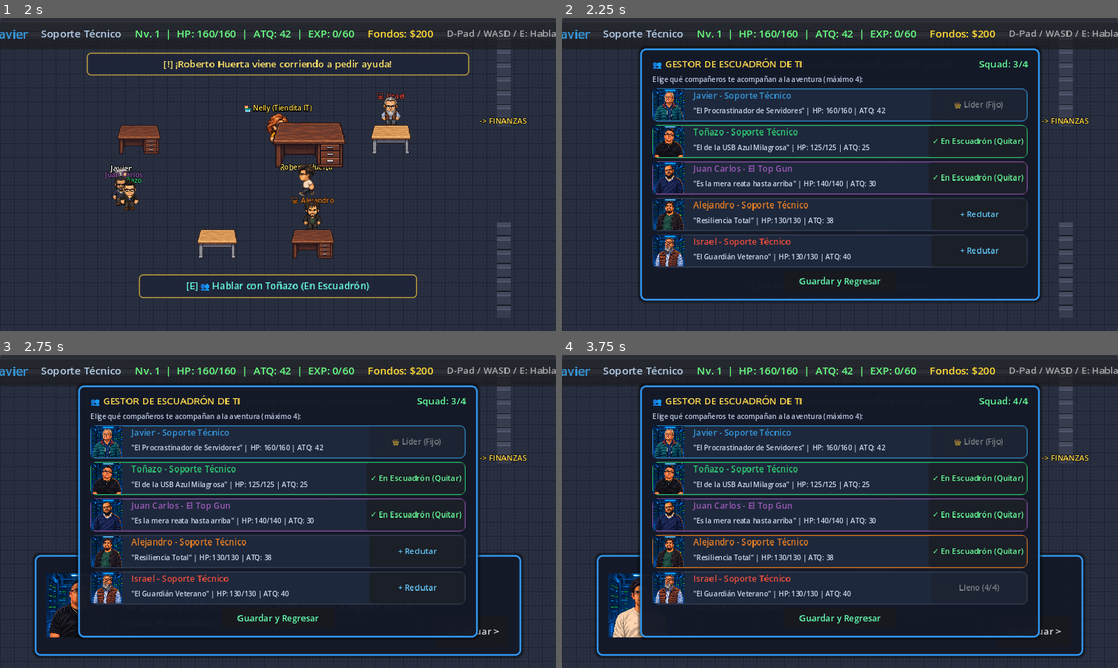
Above: before the commit, frames 1-4 (two rows, left to right).
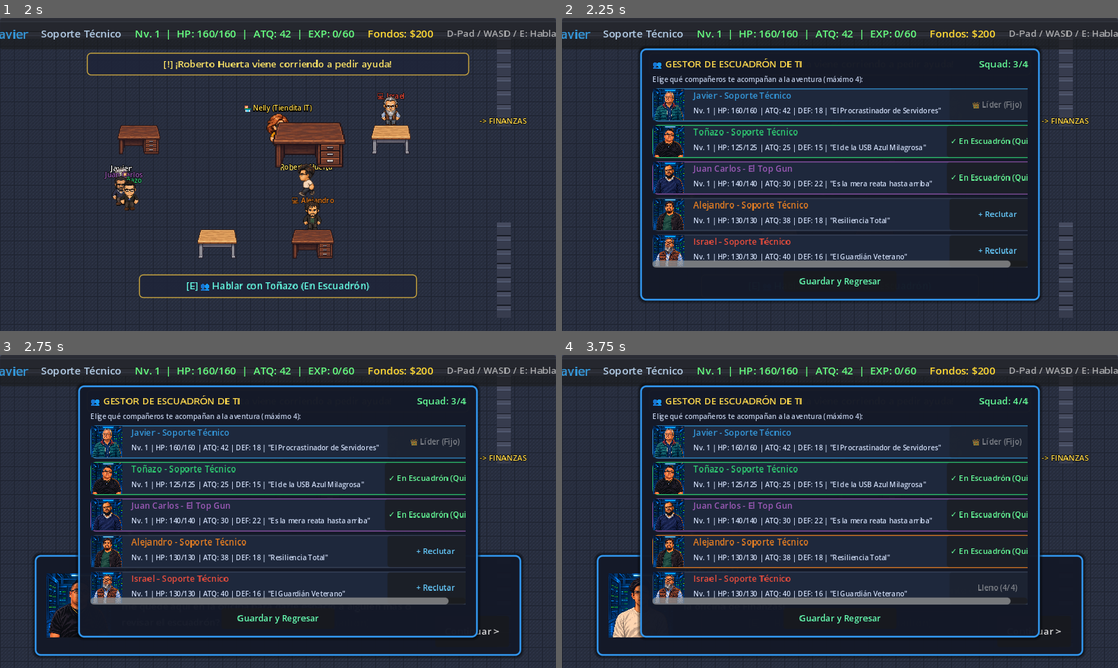
Above: after the commit, the same moments.

Repository: nevalova/it-adventures
Game: Godot game, scene res://scenes/title_screen.tscn
Same seed, same stepped clock (60 frames per second), same inputs: the game is played once before the commit and once after it.
Inputs (mouse positions are in pixels of both pictures, inside the frame that each line leads up to):
- Up to frame 1 (2 s): click "▶ INICIAR PARTIDA" at 0.5 s; click "> INICIAR AVENTURA CON ESTE H…" at 1.25 s
- Up to frame 2 (2.25 s): tap Enter (ui_accept) at 2 s; move the mouse to (962, 158) at 2.02 s; hold Right (ui_right) from 2.03 s (still down); tap Space at 2.1 s; click (962, 158) at 2.17 s
- Up to frame 3 (2.75 s): keep holding Right (ui_right); tap Enter (ui_accept) at 2.27 s
- Up to frame 4 (3.75 s): release Right (ui_right) at 2.75 s; click "Continuar >" at 2.75 s; click "+ Reclutar" at 3.5 s

Frame 1 is identical in both runs. In frame 2, 4.6% of the frame differs, in the area x 16-84%, y 22-80%; in frame 3, 4.6%; in frame 4, 4.7%.

Commit message:
feat(progression): implement leveling system by solving office tickets and voucher certification

Diff:
--- a/scripts/battle.gd
+++ b/scripts/battle.gd
@@ -1183,7 +1183,7 @@
 		var names = []
 		for lup in level_ups:
 			names.append("%s (Nv. %d)" % [lup["name"], lup["level"]])
-		set_log("[LEVEL UP!] ¡%s subió de nivel! (+25 HP Max, +6 ATQ, +4 DEF, HP restaurado)" % ", ".join(names))
+		set_log("[⭐ LEVEL UP!] ¡%s subió de nivel! (+35 HP Max, +9 ATQ, +5 DEF, ¡Salud al 100%!)" % ", ".join(names))
 
 	await get_tree().create_timer(2.2).timeout
 	GameManager.change_scene_instant(get_tree(), "res://scenes/overworld.tscn")
--- a/scripts/enemy.gd
+++ b/scripts/enemy.gd
@@ -21,7 +21,7 @@
 		"max_hp": 420,
 		"atk": 22,
 		"def": 12,
-		"exp_reward": 150,
+		"exp_reward": 250,
 		"texture_path": "res://assets/printer_enemy.png",
 		"attacks": [
 			"Atasco de Papel en Bandeja 2",
@@ -44,7 +44,7 @@
 		"max_hp": 90,
 		"atk": 19,
 		"def": 8,
-		"exp_reward": 50,
+		"exp_reward": 100,
 		"texture_path": "res://assets/enemies/enemy_chip_cpu.png",
 		"attacks": [
 			"Thermal Throttling a 105°C",
@@ -66,7 +66,7 @@
 		"max_hp": 95,
 		"atk": 20,
 		"def": 10,
-		"exp_reward": 50,
+		"exp_reward": 120,
 		"texture_path": "res://assets/enemies/enemy_cable_roto.png",
 		"attacks": [
 			"Arrancar Cable con la Silla",
@@ -88,7 +88,7 @@
 		"max_hp": 85,
 		"atk": 17,
 		"def": 8,
-		"exp_reward": 45,
+		"exp_reward": 110,
 		"texture_path": "res://assets/enemies/enemy_nowifi.png",
 		"attacks": [
 			"Sin Acceso a Internet",
@@ -110,7 +110,7 @@
 		"max_hp": 110,
 		"atk": 22,
 		"def": 14,
-		"exp_reward": 60,
+		"exp_reward": 120,
 		"texture_path": "res://assets/enemies/enemy_cpu_tower.png",
 		"attacks": [
 			"Botón de Encendido Atorado",
@@ -132,7 +132,7 @@
 		"max_hp": 80,
 		"atk": 17,
 		"def": 9,
-		"exp_reward": 45,
+		"exp_reward": 110,
 		"texture_path": "res://assets/enemies/enemy_smartphone.png",
 		"attacks": [
 			"Notificaciones de 50 Grupos de Chismes",
@@ -154,7 +154,7 @@
 		"max_hp": 115,
 		"atk": 23,
 		"def": 12,
-		"exp_reward": 65,
+		"exp_reward": 150,
 		"texture_path": "res://assets/enemies/enemy_bsod.png",
 		"attacks": [
 			"CRITICAL_PROCESS_DIED",
@@ -258,7 +258,7 @@
 					spec.get("user_name", "Usuario"),
 					spec.get("user_portrait", ""),
 					spec.get("user_color", Color.WHITE),
-					"¡Muchas gracias por arreglar mi problema con %s! Ahora todo funciona excelente." % spec.get("name", "el equipo")
+					"¡Muchas gracias por arreglar mi problema con %s! Su equipo de TI subió de nivel y ahora tienen más vida y fuerza para derrotar al Señor del Dragón." % spec.get("name", "el equipo")
 				)
 			get_tree().create_timer(1.2).timeout.connect(func(): is_encounter_triggered = false)
 			return
--- a/scripts/game_manager.gd
+++ b/scripts/game_manager.gd
@@ -187,12 +187,15 @@
 		if control_modes.has(saved_mode):
 			control_type = saved_mode
 
+var initial_characters_data: Dictionary = {}
+
 var item_prices = {
 	"pepsi": 15,
 	"cafe": 25,
 	"predator": 35,
 	"foto": 50,
-	"dia_libre": 90
+	"dia_libre": 90,
+	"certificacion": 45
 }
 
 var battle_items = {
@@ -207,6 +210,9 @@
 	var price = item_prices.get(item_key, 25)
 	if it_budget >= price:
 		it_budget -= price
+		if item_key == "certificacion":
+			add_exp_to_party(120)
+			return true
 		if battle_items.has(item_key):
 			battle_items[item_key]["count"] += 1
 		return true
@@ -221,6 +227,8 @@
 	battle_items["dia_libre"]["count"] = 2
 
 func reset_game():
+	if not initial_characters_data.is_empty():
+		characters_data = initial_characters_data.duplicate(true)
 	intro_cutscene_done = false
 	office_cutscene_done = false
 	printer_defeated = false
@@ -240,33 +248,46 @@
 
 func add_exp_to_party(exp_amount: int) -> Array:
 	var level_ups = []
-	for member in party:
-		var current_exp = member.get("exp", 0) + exp_amount
-		var current_level = member.get("level", 1)
-		var exp_needed = member.get("exp_to_next", 60)
+	for char_id in characters_data.keys():
+		var char_data = characters_data[char_id]
+		var current_exp = char_data.get("exp", 0) + exp_amount
+		var current_level = char_data.get("level", 1)
+		var exp_needed = char_data.get("exp_to_next", 70)
 		var did_level_up = false
 
 		while current_exp >= exp_needed:
 			current_exp -= exp_needed
 			current_level += 1
-			exp_needed = int(exp_needed * 1.5)
-			member["max_hp"] += 25
-			member["hp"] = member["max_hp"] # Cura completa al subir de nivel
-			member["atk"] += 6
-			member["def"] += 4
+			exp_needed = int(exp_needed * 1.35)
+			char_data["max_hp"] += 35
+			char_data["hp"] = char_data["max_hp"] # Cura completa al subir de nivel
+			char_data["atk"] += 9
+			char_data["def"] += 5
 			did_level_up = true
 
-		member["exp"] = current_exp
-		member["level"] = current_level
-		member["exp_to_next"] = exp_needed
+		char_data["exp"] = current_exp
+		char_data["level"] = current_level
+		char_data["exp_to_next"] = exp_needed
+
+		# Sincronizar de inmediato con party si el personaje está en el equipo activo
+		for member in party:
+			if member.get("id", "") == char_id:
+				member["max_hp"] = char_data["max_hp"]
+				member["hp"] = char_data["hp"]
+				member["atk"] = char_data["atk"]
+				member["def"] = char_data["def"]
+				member["level"] = char_data["level"]
+				member["exp"] = char_data["exp"]
+				member["exp_to_next"] = char_data["exp_to_next"]
 
 		if did_level_up:
 			level_ups.append({
-				"name": member["name"],
+				"id": char_id,
+				"name": char_data["name"],
 				"level": current_level,
-				"max_hp": member["max_hp"],
-				"atk": member["atk"],
-				"def": member["def"]
+				"max_hp": char_data["max_hp"],
+				"atk": char_data["atk"],
+				"def": char_data["def"]
 			})
 	return level_ups
 
@@ -305,6 +326,7 @@
 
 func _ready():
 	load_settings()
+	initial_characters_data = characters_data.duplicate(true)
 	# Iniciar precarga asincrona en segundo plano de las escenas principales
 	preload_scene("res://scenes/character_select.tscn")
 	preload_scene("res://scenes/overworld.tscn")
--- a/scripts/overworld.gd
+++ b/scripts/overworld.gd
@@ -150,19 +150,7 @@
 	GameManager.preload_scene("res://scenes/battle.tscn")
 	GameManager.preload_scene("res://scenes/character_select.tscn")
 	$Player/Camera2D.make_current()
-	var leader = GameManager.get_leader_data()
-	hud_hero_name.text = leader["name"]
-	hud_hero_role.text = leader["role"]
-	hud_stats.text = "Nv. %d  |  HP: %d/%d  |  ATQ: %d  |  EXP: %d/%d" % [
-		leader.get("level", 1),
-		leader["hp"],
-		leader["max_hp"],
-		leader["atk"],
-		leader.get("exp", 0),
-		leader.get("exp_to_next", 60)
-	]
-	hud_hero_name.modulate = leader["color"]
-	_update_hud_budget()
+	_update_hud_stats()
 	btn_close_shop.pressed.connect(_close_shop_modal)
 	btn_close_photo.pressed.connect(_close_photo_modal)
 	btn_cancel_pass.pressed.connect(_close_server_login_modal)
@@ -1266,6 +1254,21 @@
 					click_marker.trigger_at(target_pos)
 
 # --- Tiendita de Nelly & Sistema de Economía ---
+func _update_hud_stats():
+	var leader = GameManager.get_leader_data()
+	hud_hero_name.text = leader["name"]
+	hud_hero_role.text = leader["role"]
+	hud_stats.text = "Nv. %d  |  HP: %d/%d  |  ATQ: %d  |  EXP: %d/%d" % [
+		leader.get("level", 1),
+		leader["hp"],
+		leader["max_hp"],
+		leader["atk"],
+		leader.get("exp", 0),
+		leader.get("exp_to_next", 70)
+	]
+	hud_hero_name.modulate = leader["color"]
+	_update_hud_budget()
+
 func _update_hud_budget():
 	if hud_hero_budget:
 		hud_hero_budget.text = "Fondos: $%d" % GameManager.it_budget
@@ -1273,7 +1276,7 @@
 func _open_shop_modal():
 	player.can_move = false
 	shop_modal.visible = true
-	shop_feedback_label.text = "¡Bienvenido a la Tiendita de Nelly! Elige consumibles para tu equipo."
+	shop_feedback_label.text = "¡Bienvenido a la Tiendita de Nelly! Elige consumibles y certificaciones para tu equipo."
 	shop_feedback_label.modulate = Color(1.0, 1.0, 1.0)
 	_update_shop_ui()
 
@@ -1293,7 +1296,8 @@
 		{"key": "cafe", "name": "Café de Olla", "desc": "Restaura +75 HP a un compañero en combate.", "price": GameManager.item_prices.get("cafe", 25)},
 		{"key": "predator", "name": "Bebida Predator", "desc": "Restaura +120 HP a un compañero en combate.", "price": GameManager.item_prices.get("predator", 35)},
 		{"key": "foto", "name": "Foto de Familia", "desc": "Cura +200 HP y elimina estrés a un compañero.", "price": GameManager.item_prices.get("foto", 50)},
-		{"key": "dia_libre", "name": "Día Libre (Pase RH)", "desc": "¡Revive a un compañero caído en batalla con 50% HP!", "price": GameManager.item_prices.get("dia_libre", 90)}
+		{"key": "dia_libre", "name": "Día Libre (Pase RH)", "desc": "¡Revive a un compañero caído en batalla con 50% HP!", "price": GameManager.item_prices.get("dia_libre", 90)},
+		{"key": "certificacion", "name": "Certificación IT (Voucher RH)", "desc": "¡Otorga +120 EXP a todo el escuadrón IT para subir de nivel y aguantar al Dragón!", "price": GameManager.item_prices.get("certificacion", 45)}
 	]
 
 	for item in item_defs:
@@ -1309,11 +1313,18 @@
 		var info_vbox = VBoxContainer.new()
 		info_vbox.size_flags_horizontal = Control.SIZE_EXPAND_FILL
 
-		var current_qty = GameManager.battle_items.get(item["key"], 0)
+		var current_qty_str = ""
+		if item["key"] == "certificacion":
+			var ldr = GameManager.get_leader_data()
+			current_qty_str = "Nv. Equipo: %d (EXP: %d/%d)" % [ldr.get("level", 1), ldr.get("exp", 0), ldr.get("exp_to_next", 70)]
+		else:
+			var bitem = GameManager.battle_items.get(item["key"], {})
+			current_qty_str = "Tienes: %d" % bitem.get("count", 0)
+
 		var title_label = Label.new()
-		title_label.text = "%s ($%d) [Tienes: %d]" % [item["name"], item["price"], current_qty]
+		title_label.text = "%s ($%d) [%s]" % [item["name"], item["price"], current_qty_str]
 		title_label.add_theme_font_size_override("font_size", 12)
-		title_label.modulate = Color(1.0, 0.85, 0.3)
+		title_label.modulate = Color(1.0, 0.85, 0.3) if item["key"] != "certificacion" else Color(0.4, 1.0, 0.5)
 		info_vbox.add_child(title_label)
 
 		var desc_label = Label.new()
@@ -1333,8 +1344,12 @@
 		var iprice = item["price"]
 		buy_btn.pressed.connect(func():
 			if GameManager.buy_item(key):
-				shop_feedback_label.text = "¡Compraste 1 %s por $%d!" % [iname, iprice]
+				if key == "certificacion":
+					shop_feedback_label.text = "¡Acreditada Certificación IT (+120 EXP al equipo)! Salud y estadísticas aumentadas."
+				else:
+					shop_feedback_label.text = "¡Compraste 1 %s por $%d!" % [iname, iprice]
 				shop_feedback_label.modulate = Color(0.3, 0.9, 0.4)
+				_update_hud_stats()
 				_update_shop_ui()
 			else:
 				shop_feedback_label.text = "¡Fondos insuficientes para comprar %s!" % iname
@@ -1670,7 +1685,7 @@
 		info_vbox.add_child(title_lbl)
 
 		var sub_lbl = Label.new()
-		sub_lbl.text = "\"%s\" | HP: %d/%d | ATQ: %d" % [data.get("title", ""), data["hp"], data["max_hp"], data["atk"]]
+		sub_lbl.text = "Nv. %d | HP: %d/%d | ATQ: %d | DEF: %d | \"%s\"" % [data.get("level", 1), data["hp"], data["max_hp"], data["atk"], data.get("def", 15), data.get("title", "")]
 		sub_lbl.add_theme_font_size_override("font_size", 8)
 		sub_lbl.modulate = Color(0.8, 0.85, 0.95)
 		info_vbox.add_child(sub_lbl)
